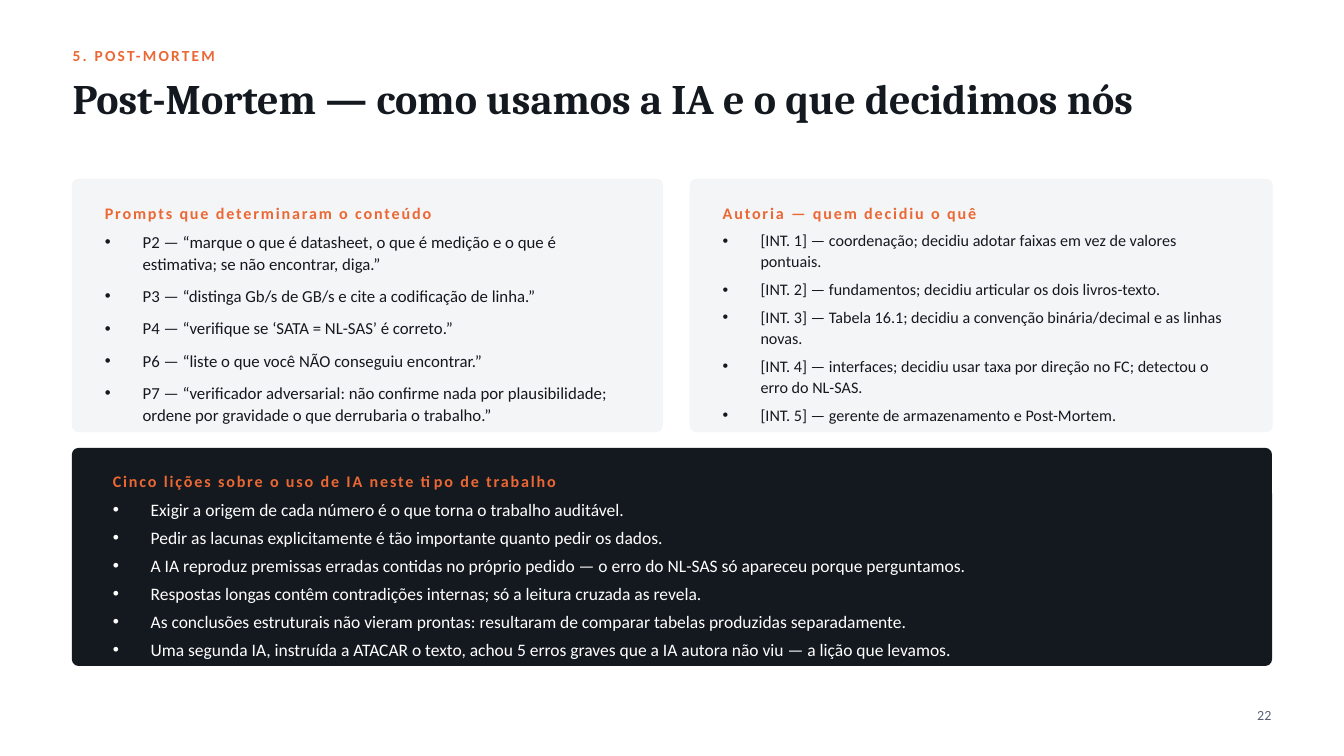
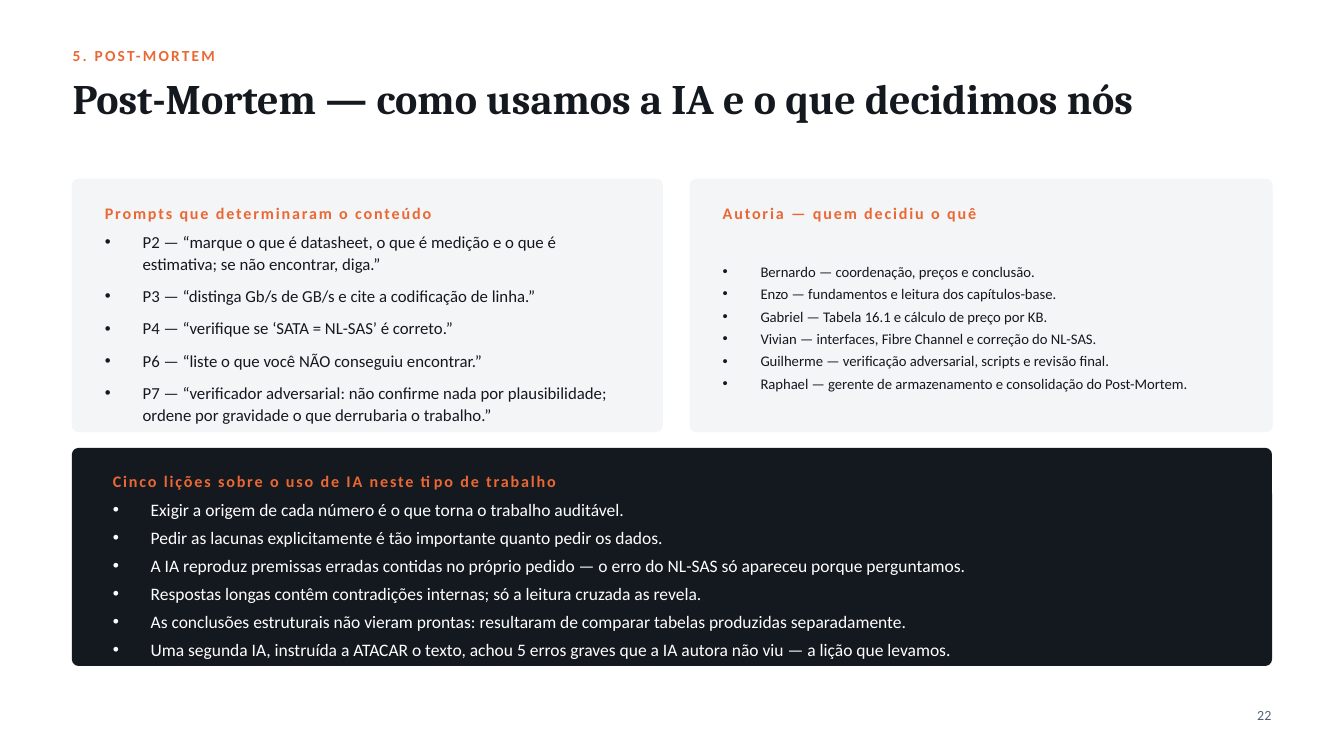
Before and after one commit to guilherme-hu/Trabalho-CBD, a slide deck: slide 23 of Storage e Interfaces/Slides_Armazenamento_SBD.pptx. Drawn at 1344x756 pixels with LibreOffice and Linux fonts; fonts in the diff are those of the drawing. Boxes give left, top, right and bottom in pixels: in the first picture for what was removed or moved away, otherwise in the second. Text is boxed around its words. In the diff, an @@ line names an element or a change of style, - is before the commit and + after.

Commit message:
Finaliza relatorios, slides e Post-Mortem

```diff
--- a/Storage e Interfaces/Slides_Armazenamento_SBD.pptx
+++ b/Storage e Interfaces/Slides_Armazenamento_SBD.pptx
@@ text at [761, 266, 1187, 392]: text changed; size 11.5 to 10.5 pt @@
-• [INT. 1] — coordenação; decidiu adotar faixas em vez de valores pontuais.
-• [INT. 2] — fundamentos; decidiu articular os dois livros-texto.
-• [INT. 3] — Tabela 16.1; decidiu a convenção binária/decimal e as linhas novas.
-• [INT. 4] — interfaces; decidiu usar taxa por direção no FC; detectou o erro do NL-SAS.
-• [INT. 5] — gerente de armazenamento e Post-Mortem.
+• Bernardo — coordenação, preços e conclusão.
+• Enzo — fundamentos e leitura dos capítulos-base.
+• Gabriel — Tabela 16.1 e cálculo de preço por KB.
+• Vivian — interfaces, Fibre Channel e correção do NL-SAS.
+• Guilherme — verificação adversarial, scripts e revisão final.
+• Raphael — gerente de armazenamento e consolidação do Post-Mortem.
```
Also in this commit, not shown: 3 other slides changed, 25 other files.
